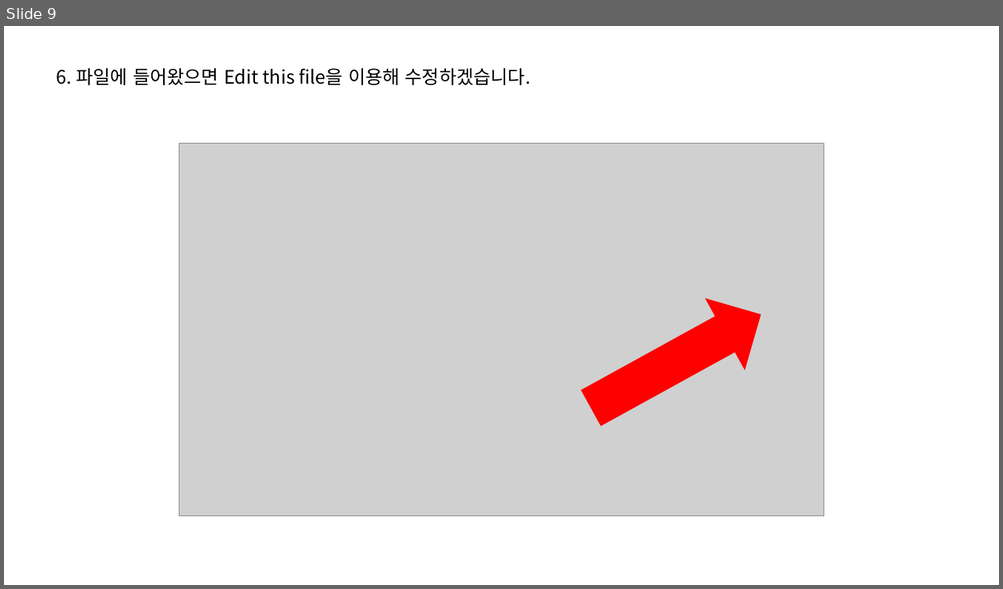
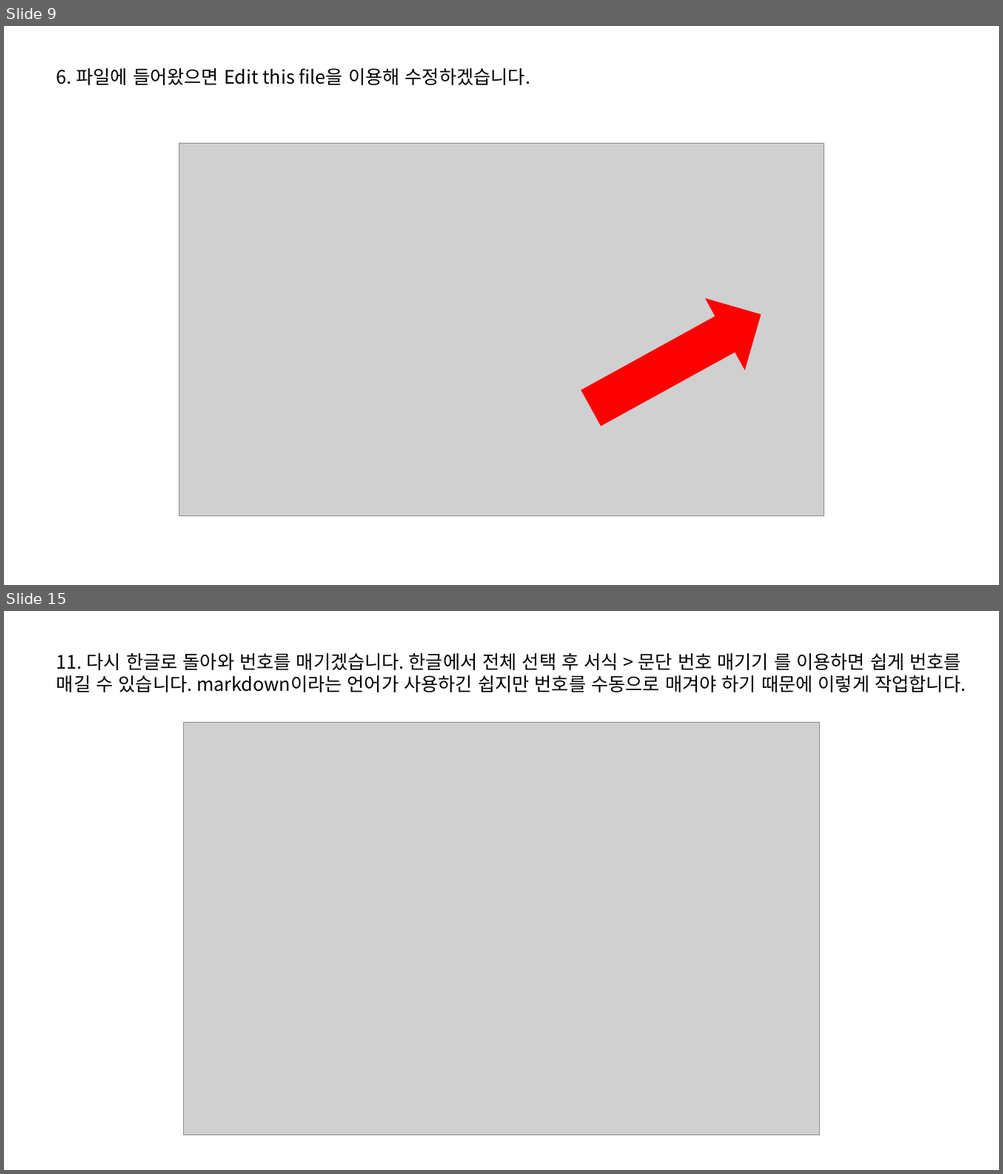
Before and after one commit to SNU-BDA-Lab/SNU-BDA-Lab.github.io, a slide deck: How_To_Use_Github_pages.pptx. Shown one above the other, each under a label of ours: slide 9 before the commit, slides 9 and 15 after it; the slides between them are not shown. The pictures are 1003x589 and 1003x1174 pixels, drawn with LibreOffice and Linux fonts; fonts in the diff are those of the drawing; grey boxes stand for pictures. Boxes give left, top, right and bottom in pixels: in the first picture for what was removed or moved away, otherwise in the second. Text is boxed around its words. In the diff, an @@ line names an element or a change of style, - is before the commit and + after.

```diff
--- a/How_To_Use_Github_pages.pptx
+++ b/How_To_Use_Github_pages.pptx
@@ slide 15 added at (x1=4, y1=611, x2=999, y2=1170), background #FFFFFF @@
@@ text added at (x1=57, y1=653, x2=965, y2=692), 18 pt, text #000000 @@
+11. 다시 한글로 돌아와 번호를 매기겠습니다. 한글에서 전체 선택 후 서식 > 문단 번호 매기기 를 이용하면 쉽게 번호를 매길 수 있습니다. markdown이라는 언어가 사용하긴 쉽지만 번호를 수동으로 매겨야 하기 때문에 이렇게 작업합니다.
@@ picture added at (x1=184, y1=722, x2=819, y2=1136) @@
```
Also in this commit, not shown: 2 slides changed, 8 other slides added, 2 slides removed, 21 other files.
